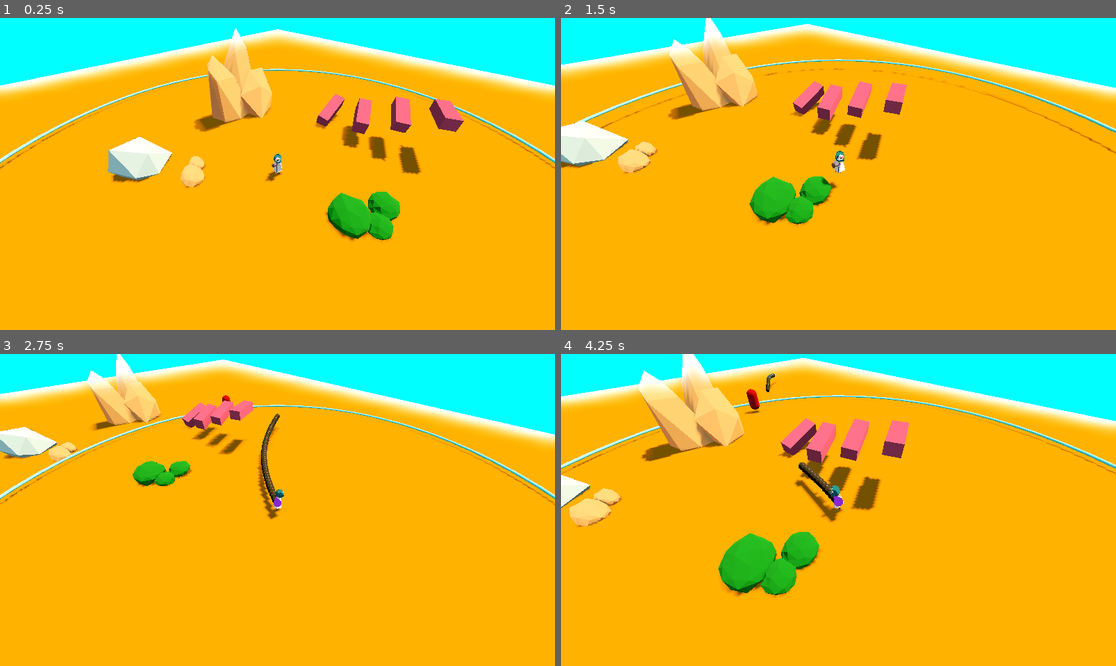
Above: before the commit, frames 1-4 (two rows, left to right).
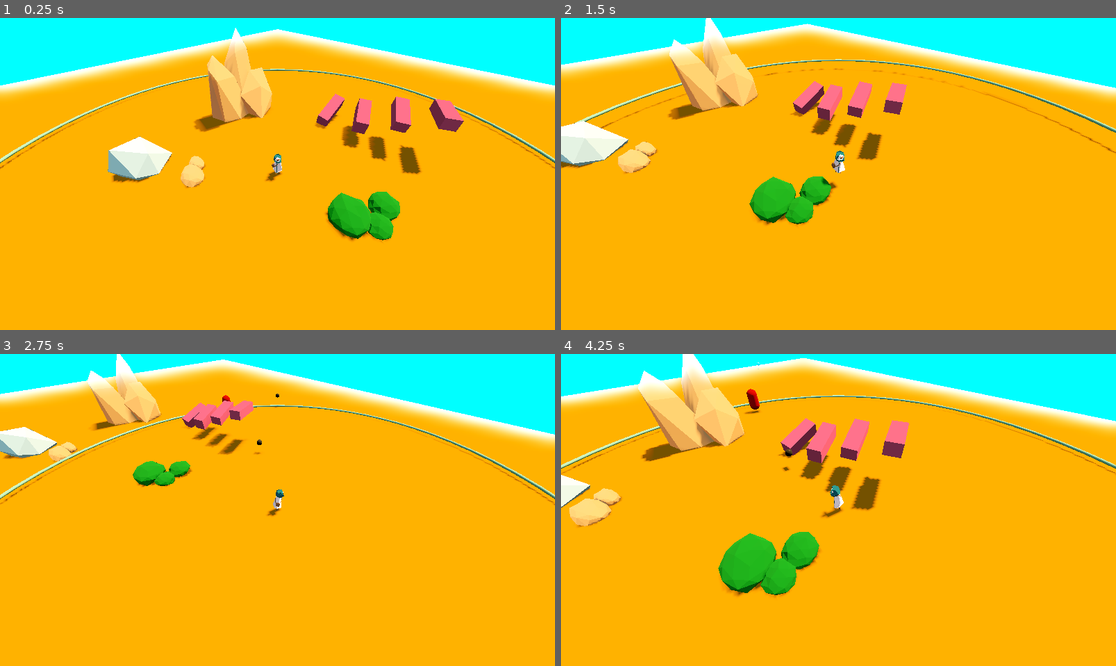
Above: after the commit, the same moments.

Repository: DeepRestGames/EcoDungeon
Game: Godot game, scene res://scenes/PrototypeScene_Weapons_01.tscn
The game is run twice, just before and just after one commit, with the same random seed, the same clock (stepped at 60 frames per second) and the same inputs. A sky picture missing from this copy of the repository is replaced by a grey-blue gradient.
Inputs (mouse positions are in pixels of both pictures, inside the frame that each line leads up to):
- Up to frame 1 (0.25 s): no input
- Up to frame 2 (1.5 s): tap Enter at 0.5 s; move the mouse to (960, 158) at 0.52 s; hold D (move_right) 0.53-1.28 s; tap Space (spacebar) at 0.6 s; move the mouse to (727, 189) at 1.27 s; hold S (move_down) from 1.28 s (still down); tap Mouse wheel up (zoom_in) at 1.35 s
- Up to frame 3 (2.75 s): move the mouse to (333, 441) at 2.02 s; release S (move_down) at 2.03 s; hold D (move_right) from 2.03 s (still down); hold Mouse wheel down (zoom_out) from 2.03 s (still down)
- Up to frame 4 (4.25 s): move the mouse to (810, 572) at 2.77 s; release D (move_right) at 2.78 s; release Mouse wheel down (zoom_out) at 2.78 s; hold W (move_up) 2.78-3.53 s; tap Space (spacebar) at 2.85 s; move the mouse to (1005, 556) at 3.52 s; hold A (move_left) from 3.53 s (still down); hold Mouse wheel up (zoom_in) from 3.53 s (still down)

The runs differ from the first frame. In frame 1, 0.7% of the frame differs, in the area x 0-100%, y 16-47%; in frame 2, 0.7%; in frame 3, 1.3%, in the area x 0-100%, y 12-54%; in frame 4, 1.3%.

Commit message:
Configurable statistics

Diff:
--- a/scenes/Player.tscn
+++ b/scenes/Player.tscn
@@ -399,7 +399,7 @@
 bones/3/rest = Transform3D(1, 0, 0, 0, 1, 0, 0, 0, 1, 0, 1.78706, 0)
 bones/3/enabled = true
 bones/3/position = Vector3(0, 1.78706, 0)
-bones/3/rotation = Quaternion(0.0267508, 2.84445e-25, 6.86837e-18, 0.999642)
+bones/3/rotation = Quaternion(-0.0178057, 0.00550598, 0.00832674, 0.999792)
 bones/3/scale = Vector3(1, 1, 1)
 bones/4/name = "upperleg.L"
 bones/4/parent = 0
--- a/scenes/weapons/BaseWeapon.tscn
+++ b/scenes/weapons/BaseWeapon.tscn
@@ -12,7 +12,7 @@
 transparency = 3
 alpha_hash_scale = 0.0
 alpha_antialiasing_mode = 0
-albedo_color = Color(0.388235, 1, 1, 0.380392)
+albedo_color = Color(0.396078, 0.635294, 0.494118, 0.380392)
 
 [sub_resource type="TorusMesh" id="TorusMesh_ghhmf"]
 material = SubResource("StandardMaterial3D_0u0sa")
@@ -21,6 +21,8 @@
 
 [node name="BaseWeapon" type="Node3D"]
 script = ExtResource("1_ilb8w")
+bullet_velocity = 30.0
+base_damage = 10.0
 
 [node name="WeaponRangeArea" type="Area3D" parent="."]
 collision_layer = 0
--- a/scripts/Player.gd
+++ b/scripts/Player.gd
@@ -19,6 +19,7 @@
 # --- Animation variables ---
 # Rotation
 @onready var player_model = $PlayerModel
+# --- Projectile origin ---
 @onready var bullet_origin = $BulletOrigin
 
 var orientation = Transform3D()
@@ -28,12 +29,6 @@
 @export var current_animation := ANIMATIONS.IDLE
 @onready var animation_tree = $PlayerModel/AnimationTree
 const MOTION_INTERPOLATE_SPEED = 10
-
-# --- Shooting variables ---
-#@onready var fire_cooldown = $FireCooldown
-#@onready var shoot_from = player_model.get_node("Armature/Skeleton3D/BulletOrigin")
-#@onready var shoot_to = player_model.get_node("Armature/Skeleton3D/BulletOrigin/BulletTo")
-#@onready var bullet_instance = preload("res://scenes/Projectile.tscn")
 
 # ------------------------------------
 # Get the gravity from the project settings to be synced with RigidBody nodes.
@@ -101,20 +96,6 @@
 	else:
 		_animate(ANIMATIONS.WALK, delta)
 
-	# --- Shooting ---
-	#if Input.is_action_just_pressed("shoot"):
-		#var shoot_origin = shoot_from.global_transform.origin
-		#var shoot_dir = shoot_to.global_transform.origin
-		## Spawn and shoot bullet
-		#var bullet = bullet_instance.instantiate()
-		#get_parent().add_child(bullet, true)
-		#bullet.global_transform.origin = shoot_origin
-		#bullet.look_at(shoot_dir, Vector3.UP)
-		#bullet.add_collision_exception_with(self)
-
-	#if enemies_in_range:
-		#shoot
-
 	move_and_slide()
 
 func _animate(anim: int, delta := 0.0):
@@ -131,10 +112,6 @@
 		if not current_blend == 1:
 			var new_blend: float = min(current_blend + delta*MOTION_INTERPOLATE_SPEED, 1)
 			animation_tree["parameters/Idle2Walk/blend_amount"] = new_blend
-
-#func _shoot():
-	#fire_cooldown.start()
-	#sound_effect_shoot.play()
 
 
 func _zoom(delta: float) -> void:
--- a/scripts/Projectile.gd
+++ b/scripts/Projectile.gd
@@ -1,19 +1,23 @@
 extends CharacterBody3D
 
-const BULLET_VELOCITY = 20
-const BULLET_DAMAGE = 2
 
-var time_alive = 1.5
+var bullet_velocity: float
+var current_damage: float
+var projectile_lifetime: float
 
 @onready var collision_shape = $CollisionShape3D
 
+func assign_values(speed, dmg, lifetime):
+	bullet_velocity = speed
+	current_damage = dmg
+	projectile_lifetime = lifetime
 
 func _physics_process(delta):
-	time_alive -= delta
-	if time_alive < 0:
+	projectile_lifetime -= delta
+	if projectile_lifetime < 0:
 		destroy()
 	else:
-		var collision = move_and_collide(-delta * BULLET_VELOCITY * transform.basis.z)
+		var collision = move_and_collide(-delta * bullet_velocity * transform.basis.z)
 		if collision:
 			# Get the collider that has triggered collision and perform actions
 			var collider = collision.get_collider()
@@ -23,7 +27,7 @@
 			destroy()
 
 func deal_damage(collider: EnemyBase):
-	var damage_value = BULLET_DAMAGE
+	var damage_value = current_damage
 	collider.take_damage(damage_value)
 
 func destroy():
--- a/scripts/weapons/BaseWeapon.gd
+++ b/scripts/weapons/BaseWeapon.gd
@@ -8,20 +8,19 @@
 
 # --- Shooting variables ---
 @onready var fire_cooldown = $FireCooldown
-@onready var bullet_instance = preload("res://scenes/Projectile.tscn")
-
+@onready var bullet_instance = preload("res://scenes/weapons/Projectile.tscn")
 # NOTE: get/set allow to modify ways in which we act on vars
 # This set makes it so values are clamped when changed
 
 @export var projectile_lifetime: float = 2.0:
 	set(value):
-		projectile_lifetime = clamp(projectile_lifetime, 1, MAX_LIFETIME)
+		projectile_lifetime = clamp(value, 1, MAX_LIFETIME)
 @export var bullet_velocity: float = 20.0:
 	set(value):
-		bullet_velocity = clamp(bullet_velocity, 1, MAX_VELOCITY)
+		bullet_velocity = clamp(value, 1, MAX_VELOCITY)
 @export var weapon_range: float = 20.0:
 	set(value):
-		weapon_range = clamp(weapon_range, 1, MAX_RANGE)
+		weapon_range = clamp(value, 1, MAX_RANGE)
 @export var base_damage: float = 1.0
 var current_damage: float
 
@@ -33,10 +32,12 @@
 
 
 func _on_weapon_range_area_found_enemies(enemy_pos):
-	var shoot_origin = player.bullet_origin.global_transform.origin
-	# Spawn and shoot bullet
-	var bullet = bullet_instance.instantiate()
-	get_parent().add_child(bullet, true)
-	bullet.global_transform.origin = shoot_origin
-	bullet.look_at(enemy_pos, Vector3.UP)
-	fire_cooldown.start()
+	if fire_cooldown.is_stopped():
+		var shoot_origin = player.bullet_origin.global_transform.origin
+		# Spawn and shoot bullet
+		var bullet = bullet_instance.instantiate()
+		bullet.assign_values(bullet_velocity, current_damage, projectile_lifetime)
+		get_parent().add_child(bullet, true)
+		bullet.global_transform.origin = shoot_origin
+		bullet.look_at(enemy_pos, Vector3.UP)
+		fire_cooldown.start()
--- a/scripts/weapons/WeaponRangeArea.gd
+++ b/scripts/weapons/WeaponRangeArea.gd
@@ -2,7 +2,7 @@
 
 signal found_enemies(enemy_pos: Node3D)
 
-func _physics_process(delta):
+func _physics_process(_delta):
 	# Check for enemies
 	var enemies_in_range: Array[Node3D] = get_overlapping_bodies()
 	# If there are
Not shown: 2 places in scenes/weapons/Projectile.tscn that only renumber resources
